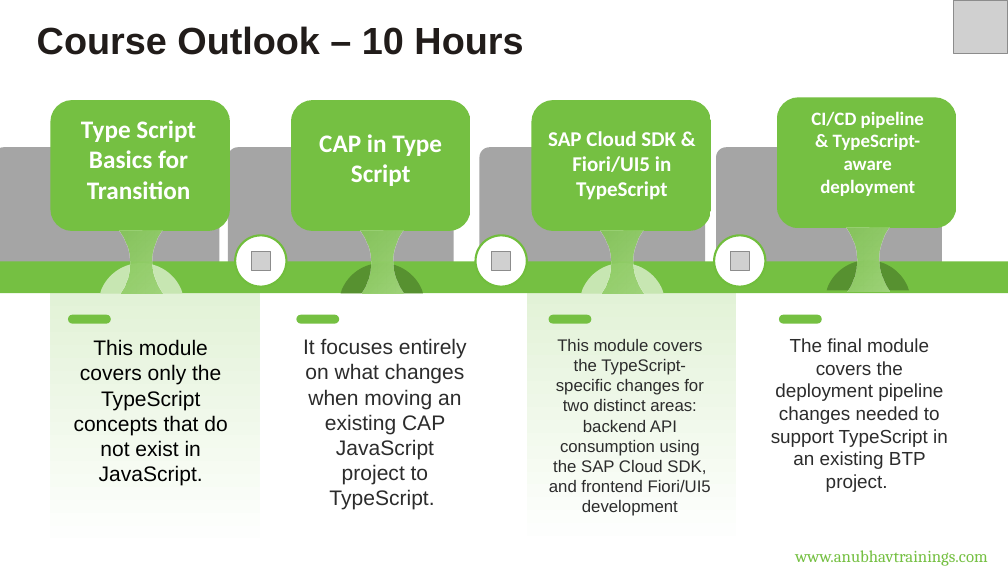
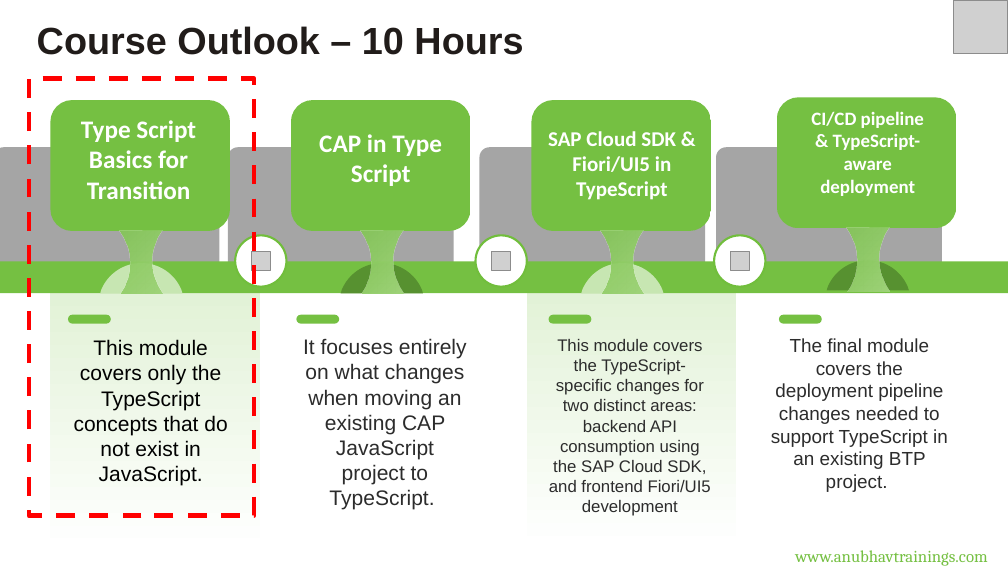
Before and after one commit to soyuztechnologies/typescript_training_capm, a slide deck: slide 6 of Day 1/DAY-1.pptx. Drawn at 1008x567 pixels with LibreOffice and Linux fonts; fonts in the diff are those of the drawing; grey boxes stand for pictures. Boxes give left, top, right and bottom in pixels: in the first picture for what was removed or moved away, otherwise in the second. Text is boxed around its words. In the diff, an @@ line names an element or a change of style, - is before the commit and + after.

```diff
--- a/Day 1/DAY-1.pptx
+++ b/Day 1/DAY-1.pptx
@@ rectangle added at box(29, 79, 254, 516), outline #FF0000 4.5 pt dashed @@
```
Also in this commit, not shown: 1 other slide changed, 1 slide added, 2 other files.
